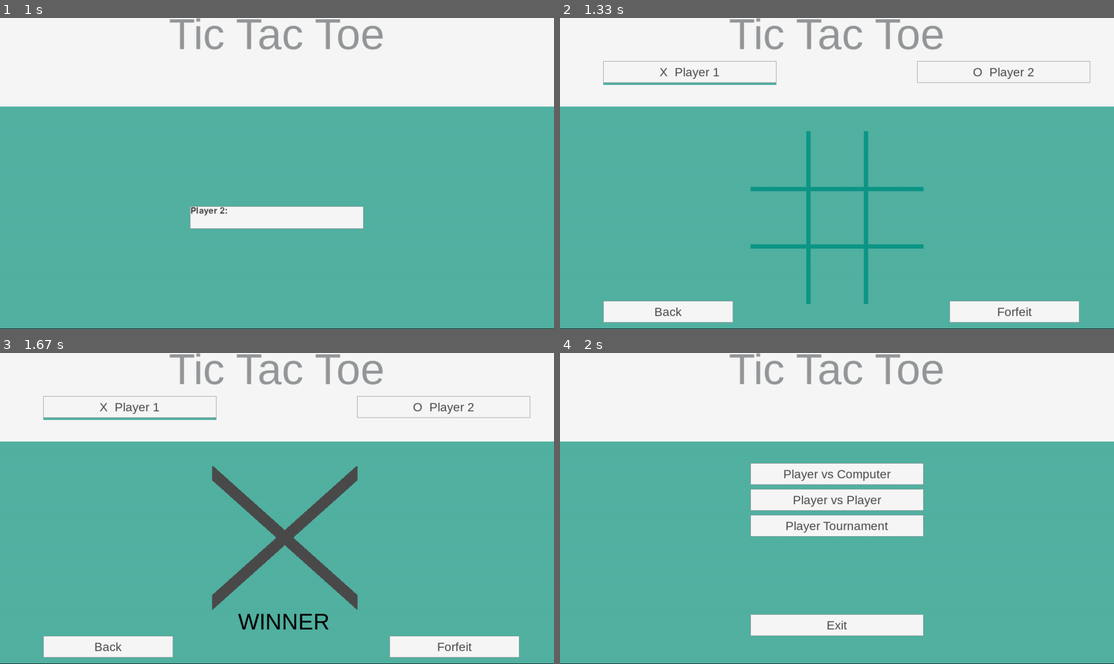
Above: before the commit, frames 1-4 (two rows, left to right).
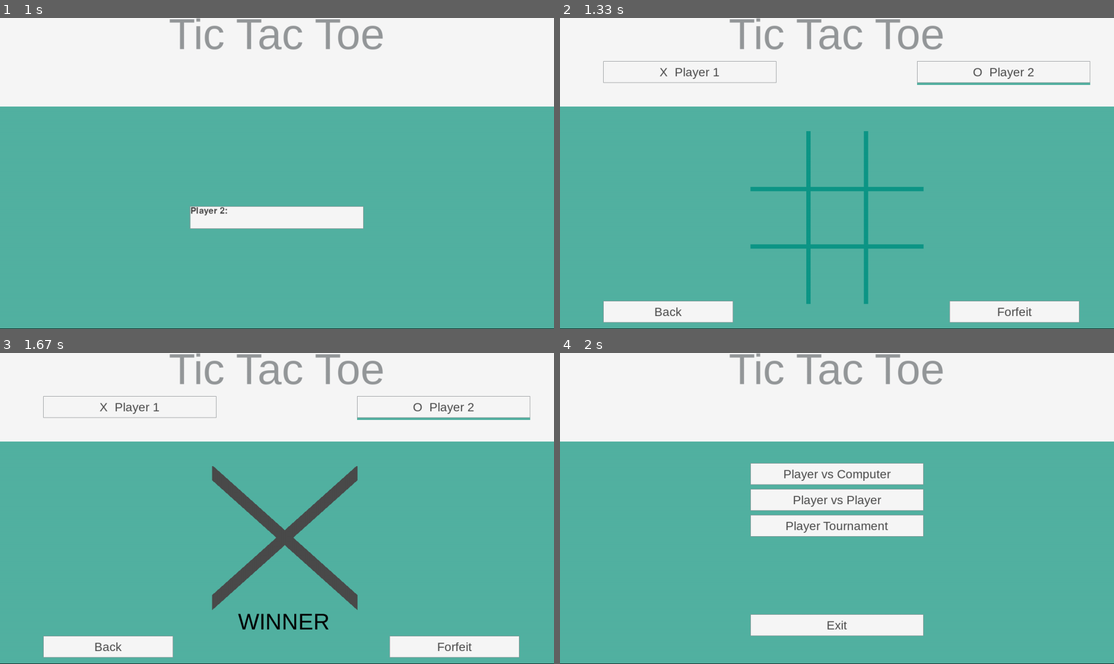
Above: after the commit, the same moments.

Repository: CristofferJakobsson/sepm-team-a
Game: pygame game, started from src/user_interface/user_interface.py
The game is run twice, just before and just after one commit, with the same random seed, the same clock (stepped at 60 frames per second) and the same inputs.
Inputs (mouse positions are in pixels of both pictures, inside the frame that each line leads up to):
- Up to frame 1 (1 s): click (277, 173) at 0.38 s; tap Enter at 0.67 s
- Up to frame 2 (1.33 s): tap Enter at 1 s
- Up to frame 3 (1.67 s): click (454, 645) at 1.45 s
- Up to frame 4 (2 s): click (665, 645) at 1.78 s

Frame 1 is identical in both runs. In frame 2, 0.5% of the frame differs, in the area x 7-96%, y 20-22%; in frame 3, 0.5%; in frame 4, nothing differs.

Commit message:
bug fixes.

Diff:
--- a/src/game_platform/board.py
+++ b/src/game_platform/board.py
@@ -14,7 +14,7 @@
     """
 	Board is the graphical interface for the Game Platform which displays the Tic Tac Toe game and draws different moves on the screen
 	"""
-    def __init__(self, ui):
+    def __init__(self, ui, player1, player2):
         """
 		Construct a new Board object.
 
@@ -22,8 +22,8 @@
 		:param ui: A reference to the GameUI object
 		:return: returns nothing
 		"""
-        self.player1 = ui.playernames[0]
-        self.player2 = ui.playernames[1]
+        self.player1 = player1
+        self.player2 = player2
         self.ui = ui
         self.pygame = ui.pygame
         self.gameArea = ui.mainArea.subsurface(
--- a/src/game_platform/game_platform.py
+++ b/src/game_platform/game_platform.py
@@ -42,7 +42,7 @@
 		:return: returns nothing
 		"""
         #self.ui.mainArea.fill(self.ui.color_background)
-        self.board = Board(ui)
+        self.board = Board(ui, self.player1, self.player2)
 
     def handleWin(self, winningplayer):
         """
--- a/src/user_interface/user_interface.py
+++ b/src/user_interface/user_interface.py
@@ -253,8 +253,6 @@
 		buttonHalfWidth = 150
 		buttonHeight = 50
 
-		self.renderTop(player1, player2, 1)
-
 		self.visiblebuttons = [
 			(Button(pygame, self.mainArea).create(
 				self.color_menu,
@@ -284,6 +282,8 @@
 			self.game = Game(self, player1, player2, True, tournamentgame)
 		else:
 			self.game = Game(self, player1, player2)
+
+		self.renderTop(player1, player2, self.game.currentplayer)
 
 	def displaySingelPlayer(self):
 		"""
